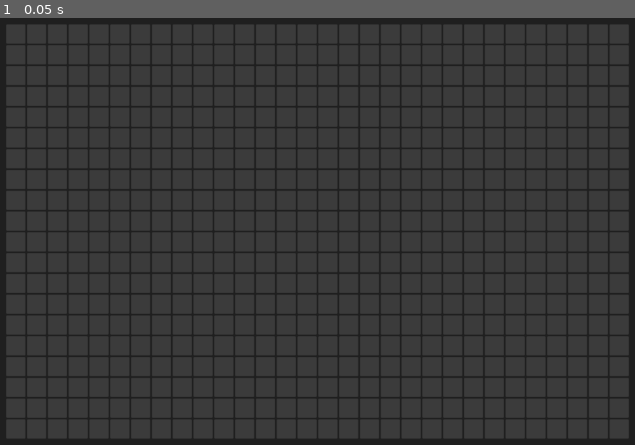
Above: before the commit, frame 1.
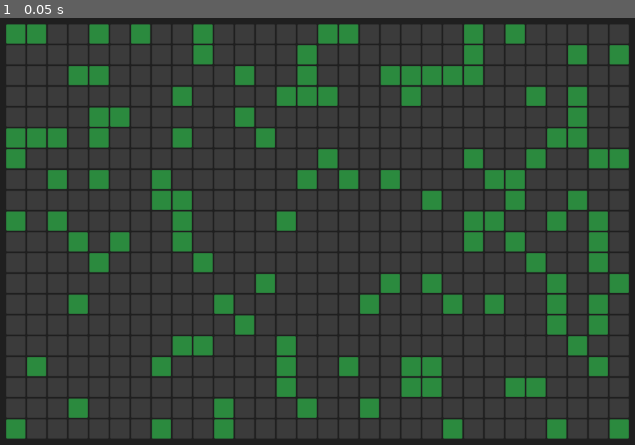
Above: after the commit, the same moment.

Repository: kaywil56/Conway-s-Generative-Sequencer-
Game: Godot game, scene res://scenes/main.tscn
Two runs of this game, one before a commit and one after it. Both use one fixed random seed, a clock stepped at 60 frames per second and the inputs below.
Inputs:
- Up to frame 1 (0.05 s): no input

The runs differ from the first frame. In frame 1, 17% of the frame differs, in the area x 0-100%, y 1-99%.

Commit message:
generate a random seed of cells

Diff:
--- a/scenes/main.tscn
+++ b/scenes/main.tscn
@@ -1,16 +1,18 @@
 [gd_scene load_steps=5 format=3 uid="uid://oaq7vocf5mvb"]
 
 [ext_resource type="Script" path="res://scripts/main.gd" id="1_gxiwc"]
-[ext_resource type="Texture2D" uid="uid://cw5uxdei2x8qt" path="res://assets/square.png" id="2_a6cou"]
+[ext_resource type="Texture2D" uid="uid://dwptnqfea43f5" path="res://assets/spritesheet.png" id="2_bh6fx"]
 
-[sub_resource type="TileSetAtlasSource" id="TileSetAtlasSource_3ex13"]
-texture = ExtResource("2_a6cou")
+[sub_resource type="TileSetAtlasSource" id="TileSetAtlasSource_ygqh0"]
+texture = ExtResource("2_bh6fx")
 texture_region_size = Vector2i(30, 30)
 0:0/0 = 0
+1:0/0 = 0
+0:1/0 = 0
 
 [sub_resource type="TileSet" id="TileSet_0ug3u"]
 tile_size = Vector2i(30, 30)
-sources/1 = SubResource("TileSetAtlasSource_3ex13")
+sources/0 = SubResource("TileSetAtlasSource_ygqh0")
 
 [node name="Main" type="Node2D"]
 script = ExtResource("1_gxiwc")
--- a/scripts/main.gd
+++ b/scripts/main.gd
@@ -1,21 +1,51 @@
 extends Node2D
 
-const GRID_WIDTH = 30
-const GRID_HEIGHT = 20
+enum TileType {
+	BASE,
+	DEAD,
+	ALIVE
+}
+
+const TileAtlasCoordinates = {
+	TileType.BASE: Vector2i(0, 0),
+	TileType.DEAD: Vector2i(0, 1),
+	TileType.ALIVE: Vector2i(1, 0)
+}
+
+const GridWidth = 30
+const GridHeight = 20
 
 @onready var tile_map_layer = $TileMapLayer
 @onready var camera = $Camera2D
 
+var cells = []
+
 func _ready() -> void:
+	random_seed()
 	draw_grid()
 	center_camera()
 
 func center_camera():
-	var size = Vector2i(GRID_WIDTH, GRID_HEIGHT) * tile_map_layer.tile_set.tile_size
+	var size = Vector2i(GridWidth, GridHeight) * tile_map_layer.tile_set.tile_size
 	camera.set_position(Vector2(size.x / 2, size.y / 2))
+
+func random_seed() -> void:
+	var rng = RandomNumberGenerator.new()
+	var probability = 20
+	for x in range(0, GridWidth):
+		for y in range(0, GridHeight):
+			var random = rng.randi_range(0, 100)
+			if random <= probability:
+				cells.append({
+					"position": Vector2i(x, y),
+					"is_alive": true
+				})
 
 func draw_grid() -> void:
 	# Draw base grid
-	for x in range(0, GRID_WIDTH):
-		for y in range(0, GRID_HEIGHT):
-			tile_map_layer.set_cell(Vector2i(x, y), 1, Vector2i(0, 0), 0)
+	for x in range(0, GridWidth):
+		for y in range(0, GridHeight):
+			tile_map_layer.set_cell(Vector2i(x, y), 0, TileAtlasCoordinates[TileType.BASE])
+
+	for cell in cells:
+		tile_map_layer.set_cell(cell["position"], 0, TileAtlasCoordinates[TileType.ALIVE] if cell["is_alive"] else TileAtlasCoordinates[TileType.DEAD])
Binary file added: assets/spritesheet.png
Not shown, changed: assets/spritesheet.png.import
Binary file removed: assets/square.png
